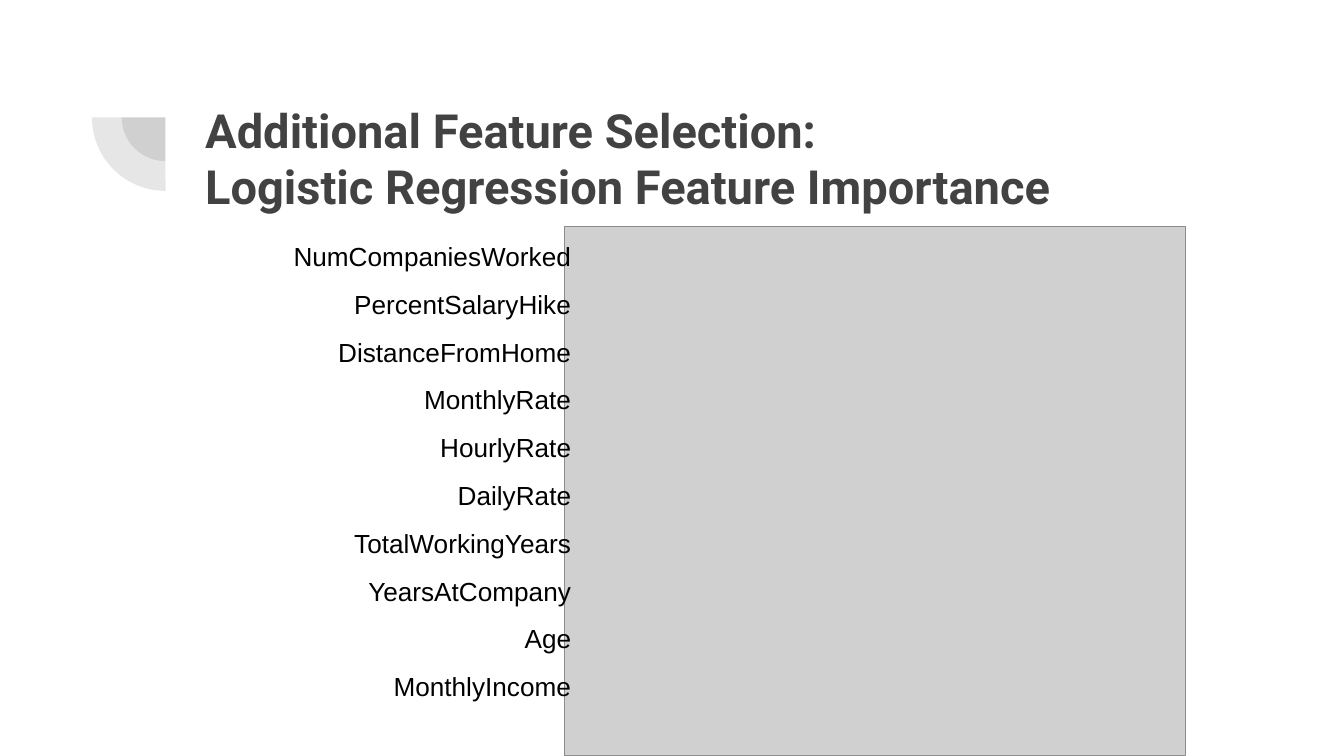
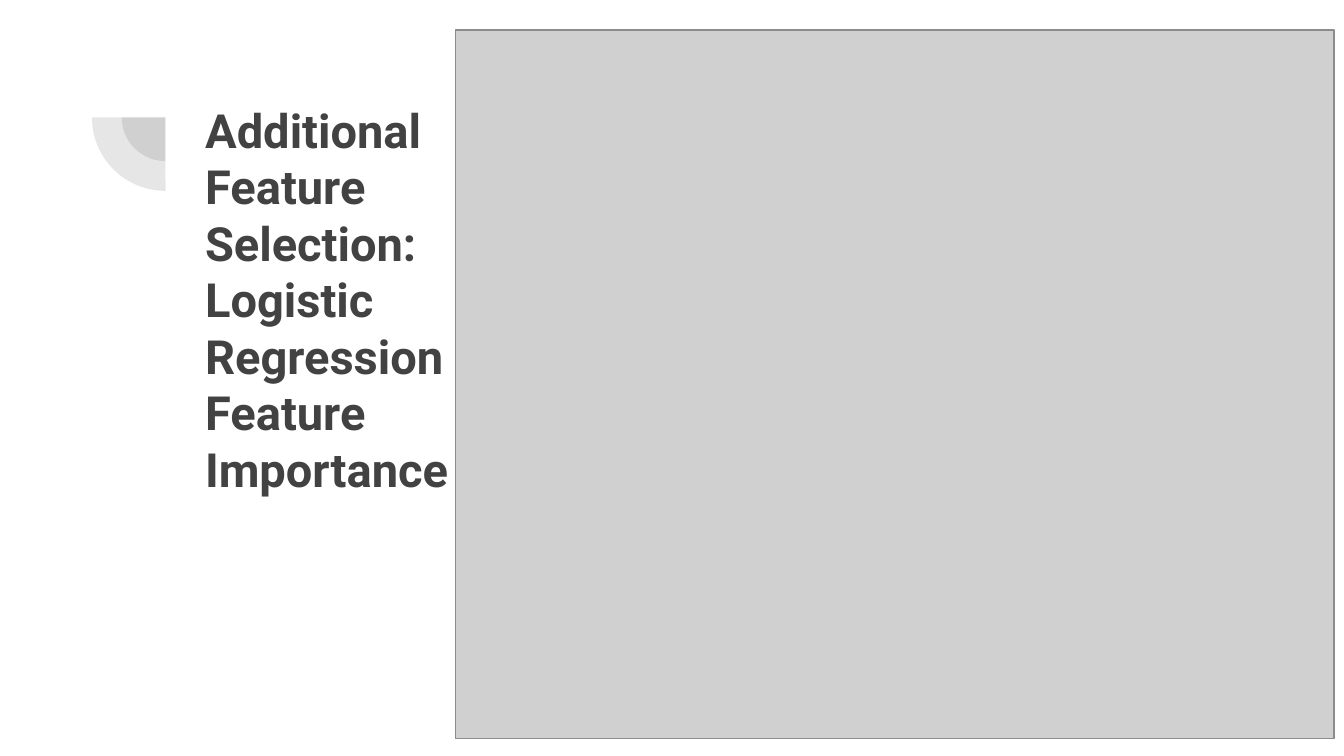
Before and after one commit to lykkelig/Group6_Final_Project, a slide deck: slide 13 of Presentation/Final Project Presentation.pptx (slide 12 before the commit). Drawn at 1344x756 pixels with LibreOffice and Linux fonts; fonts in the diff are those of the drawing; grey boxes stand for pictures. Boxes give left, top, right and bottom in pixels: in the first picture for what was removed or moved away, otherwise in the second. Text is boxed around its words. In the diff, an @@ line names an element or a change of style, - is before the commit and + after.

```diff
--- a/Presentation/Final Project Presentation.pptx
+++ b/Presentation/Final Project Presentation.pptx
@@ picture: place and size @@
-picture at <box>564,227,1185,755</box>
+picture at <box>456,30,1335,738</box>
@@ title "Additional Feature Selection: Logistic Regression ..." rewrapped from <box>205,112,1050,214</box> to <box>205,112,448,497</box> @@
@@ text removed at <box>294,245,571,272</box> @@
-NumCompaniesWorked
@@ text removed at <box>354,293,571,320</box> @@
-PercentSalaryHike
@@ text removed at <box>338,340,571,367</box> @@
-DistanceFromHome
@@ text removed at <box>424,388,571,415</box> @@
-MonthlyRate
@@ text removed at <box>440,436,571,463</box> @@
-HourlyRate
@@ text removed at <box>458,484,571,511</box> @@
-DailyRate
@@ text removed at <box>354,532,571,559</box> @@
-TotalWorkingYears
@@ text removed at <box>368,579,571,606</box> @@
-YearsAtCompany
@@ text removed at <box>525,627,572,654</box> @@
-Age
@@ text removed at <box>394,675,571,702</box> @@
-MonthlyIncome
```
Also in this commit, not shown: 7 other slides changed, 3 slides added, 3 slides removed, 2 other files.
